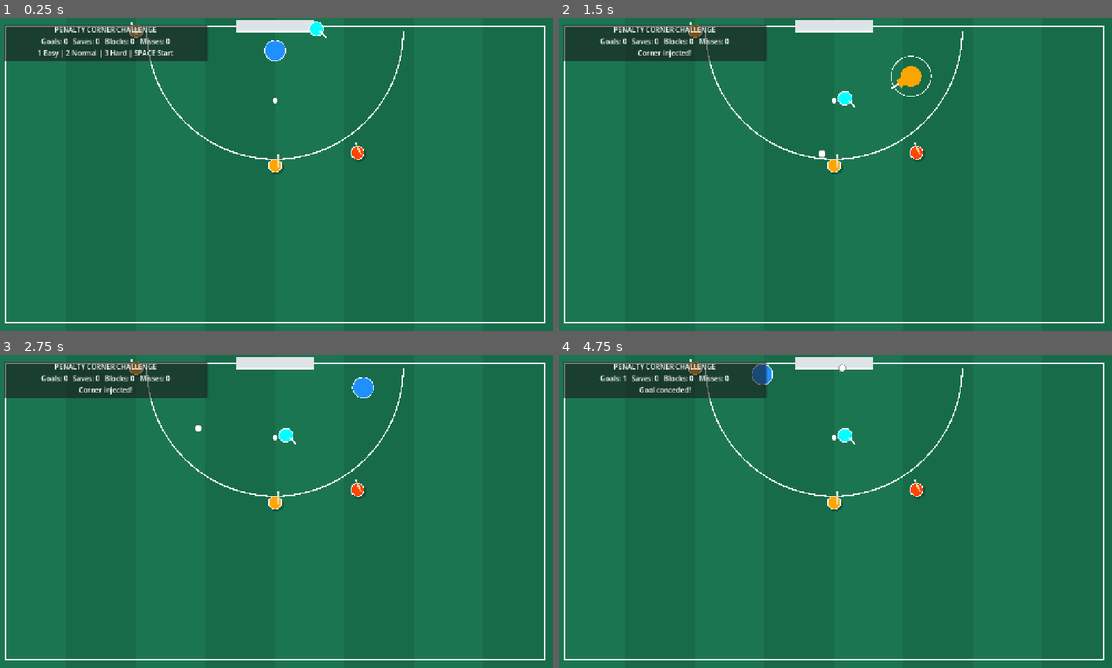
Above: before the commit, frames 1-4 (two rows, left to right).
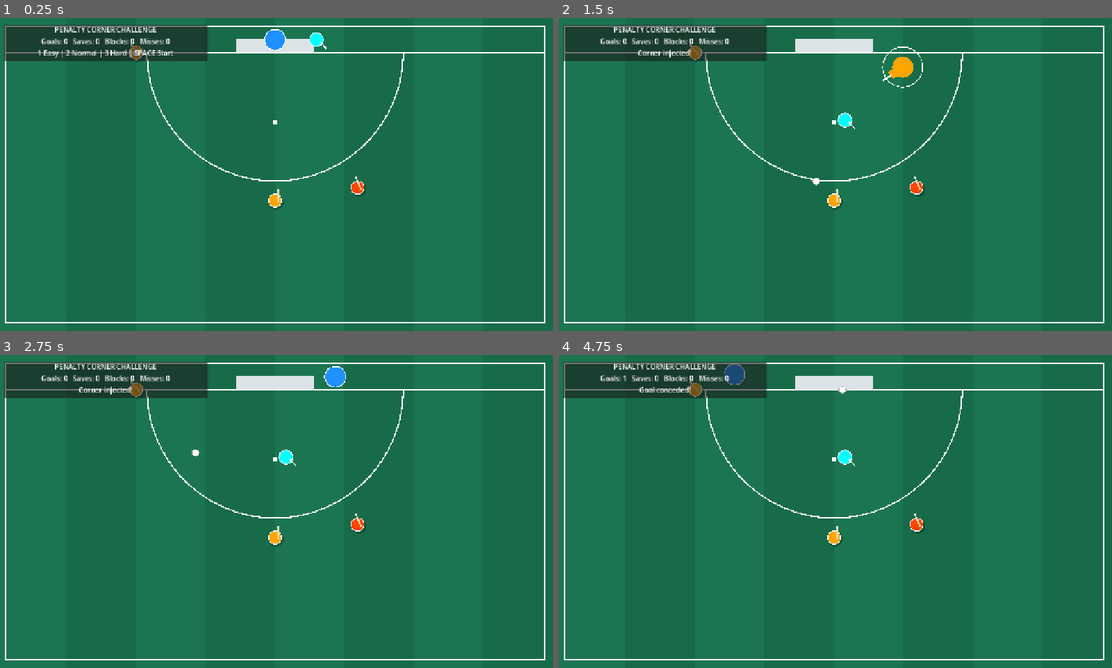
Above: after the commit, the same moments.

Repository: affarf/penalty-corner-challenge
Game: Godot game, scene res://main.tscn
The game is run twice, just before and just after one commit, with the same random seed, the same clock (stepped at 60 frames per second) and the same inputs.
Inputs (mouse positions are in pixels of both pictures, inside the frame that each line leads up to):
- Up to frame 1 (0.25 s): no input
- Up to frame 2 (1.5 s): tap Enter at 0.5 s; move the mouse to (957, 158) at 0.52 s; hold D (move_right) 0.53-1.28 s; tap Space at 0.6, 0.77, 1.07 s; move the mouse to (724, 190) at 1.27 s; hold S (move_down) from 1.28 s (still down); right-click (724, 190) at 1.35 s
- Up to frame 3 (2.75 s): tap Space at 1.52, 1.55, 1.82, 2, 2.3 s; move the mouse to (331, 442) at 2.02 s; release S (move_down) at 2.03 s; hold D (move_right) from 2.03 s (still down); tap R at 2.1 s
- Up to frame 4 (4.75 s): move the mouse to (807, 574) at 2.77 s; release D (move_right) at 2.78 s; hold W (move_up) 2.78-3.53 s; tap 1 at 2.85 s; tap Space at 3.02, 3.05, 3.32, 3.77, 3.8, 4.07, 4.52, 4.55 s; tap Enter at 3.5 s; move the mouse to (1001, 558) at 3.52 s; hold A (move_left) from 3.53 s (still down); tap 2 at 3.6 s; move the mouse to (669, 464) at 4.27 s; tap 3 at 4.35 s

The runs differ from the first frame. In frame 1, 3.0% of the frame differs, in the area x 1-99%, y 0-62%; in frame 2, 3.5%; in frame 3, 3.5%; in frame 4, 3.5%.

Commit message:
Adjust goalie position behind the line

Diff:
--- a/attackers_visuals.gd
+++ b/attackers_visuals.gd
@@ -1,9 +1,11 @@
 
 extends Node2D
 
-const INJECTOR_POS := Vector2(320, 30)
-const STOPPER_POS := Vector2(640, 340)
-const SLIP_POS := Vector2(830, 310)
+
+const INJECTOR_POS := Vector2(320, 80)
+const STOPPER_POS := Vector2(640, 420)
+const SLIP_POS := Vector2(830, 390)
+
 
 @onready var ball: CornerBall = \
 	get_parent().get_node("Ball") as CornerBall
--- a/ball.gd
+++ b/ball.gd
@@ -26,13 +26,15 @@
 	DRAG_FLICK
 }
 
-const INJECT_POSITION := Vector2(320, 30)
-const STOP_POSITION := Vector2(640, 340)
-const SLIP_POSITION := Vector2(830, 310)
-
-const GOAL_Y := 30.0
+
+const INJECT_POSITION := Vector2(320, 80)
+const STOP_POSITION := Vector2(640, 420)
+const SLIP_POSITION := Vector2(830, 390)
+
+const GOAL_Y := 80.0
 const GOAL_LEFT := 550.0
 const GOAL_RIGHT := 730.0
+
 const GOAL_BAR_HEIGHT := 90.0
 const BALL_RADIUS := 8.0
 
@@ -112,6 +114,7 @@
 func start_corner() -> void:
 	routine = randi_range(0, 2)
 	phase = Phase.INJECTING
+	goalkeeper.release_from_line()
 
 	runner.start_run()
 
--- a/defensive_runner.gd
+++ b/defensive_runner.gd
@@ -2,8 +2,8 @@
 class_name DefensiveRunner
 extends Node2D
 
-const START_POSITION := Vector2(735, 25)
-const BLOCK_POSITION := Vector2(665, 185)
+const START_POSITION := Vector2(735, 50)
+const BLOCK_POSITION := Vector2(665, 235)
 
 @export var run_speed: float = 520.0
 @export var block_radius: float = 22.0
--- a/goalkeeper.gd
+++ b/goalkeeper.gd
@@ -15,6 +15,10 @@
 
 const DIVE_DURATION := 0.35
 const DIVE_RECOVERY := 0.80
+
+const START_POSITION := Vector2(640, 50)
+
+var corner_released: bool = false
 
 enum State {
 	READY,
@@ -34,6 +38,12 @@
 
 
 func _physics_process(delta: float) -> void:
+
+	if not corner_released:
+		velocity = Vector2.ZERO
+		global_position = START_POSITION
+		return
+
 	match state:
 		State.READY:
 			handle_movement()
@@ -84,6 +94,9 @@
 
 
 func _unhandled_input(event: InputEvent) -> void:
+	if not corner_released:
+		return
+
 	if state != State.READY:
 		return
 
@@ -175,11 +188,12 @@
 	state = State.READY
 	state_timer = 0.0
 	velocity = Vector2.ZERO
-	global_position = Vector2(640, 75)
+	global_position = START_POSITION
 	dive_direction = Vector2.ZERO
 	dive_start_position = global_position
 	dive_target = global_position
 	save_direction = Vector2.UP
+	corner_released = false
 
 
 func _draw() -> void:
@@ -278,3 +292,8 @@
 
 		_:
 			return false
+
+
+func release_from_line() -> void:
+	corner_released = true
+	print("Ball injected! Goalkeeper released.")
--- a/pitch.gd
+++ b/pitch.gd
@@ -28,39 +28,42 @@
 		3.0
 	)
 
-	# Goal positioned at the top
-	var goal_left := (FIELD_WIDTH - GOAL_WIDTH) / 2.0
+
+	# Goal and backline at y = 80
+	var goal_left: float = (
+		FIELD_WIDTH - GOAL_WIDTH
+	) / 2.0
 
 	draw_rect(
-		Rect2(goal_left, 5, GOAL_WIDTH, 25),
+		Rect2(goal_left, 48, GOAL_WIDTH, 32),
 		Color("#DCE4E8")
 	)
 
 	draw_line(
-		Vector2(goal_left, 30),
-		Vector2(goal_left + GOAL_WIDTH, 30),
+		Vector2(20, 80),
+		Vector2(1260, 80),
 		Color.WHITE,
-		5.0
+		3.0
 	)
 
-	# Simplified shooting circle
+	# Enlarged shooting circle
 	var points := PackedVector2Array()
 
 	for i in range(65):
-		var angle := PI - (PI * i / 64.0)
+		var angle: float = PI - PI * i / 64.0
 
 		points.append(
 			Vector2(
-				FIELD_WIDTH / 2.0 + cos(angle) * 295.0,
-				30.0 + sin(angle) * 295.0
+				FIELD_WIDTH / 2.0 +
+					cos(angle) * 295.0,
+				80.0 + sin(angle) * 295.0
 			)
 		)
 
 	draw_polyline(points, Color.WHITE, 3.0)
 
-	# Penalty spot (illustrative)
 	draw_circle(
-		Vector2(FIELD_WIDTH / 2.0, 190),
+		Vector2(640, 240),
 		6.0,
 		Color.WHITE
 	)
